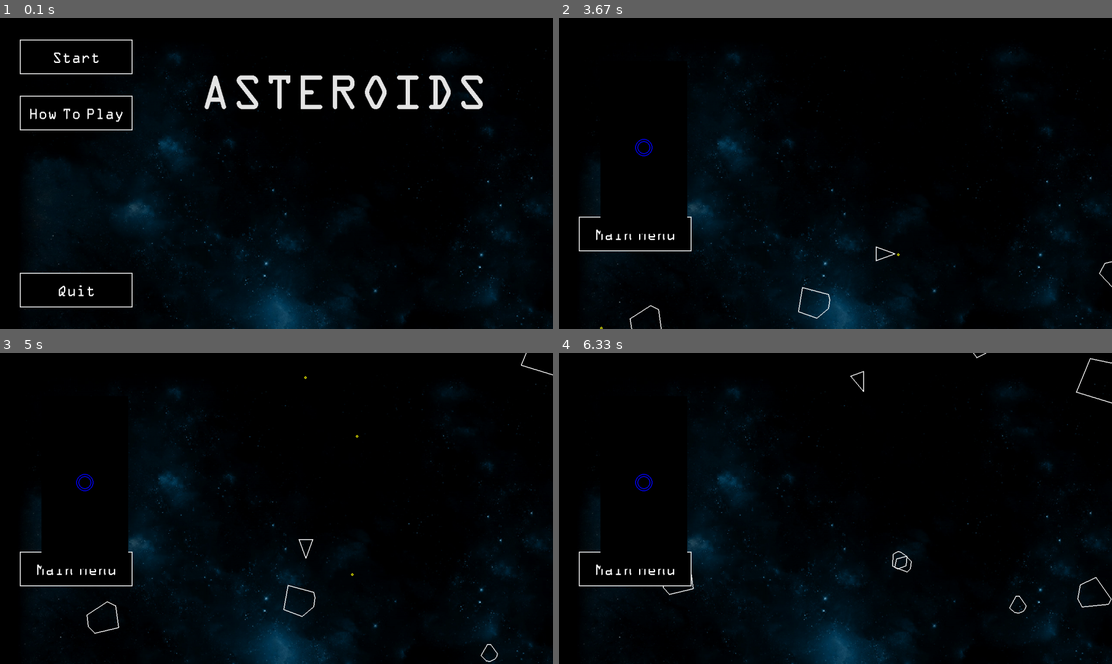
Above: before the commit, frames 1-4 (two rows, left to right).
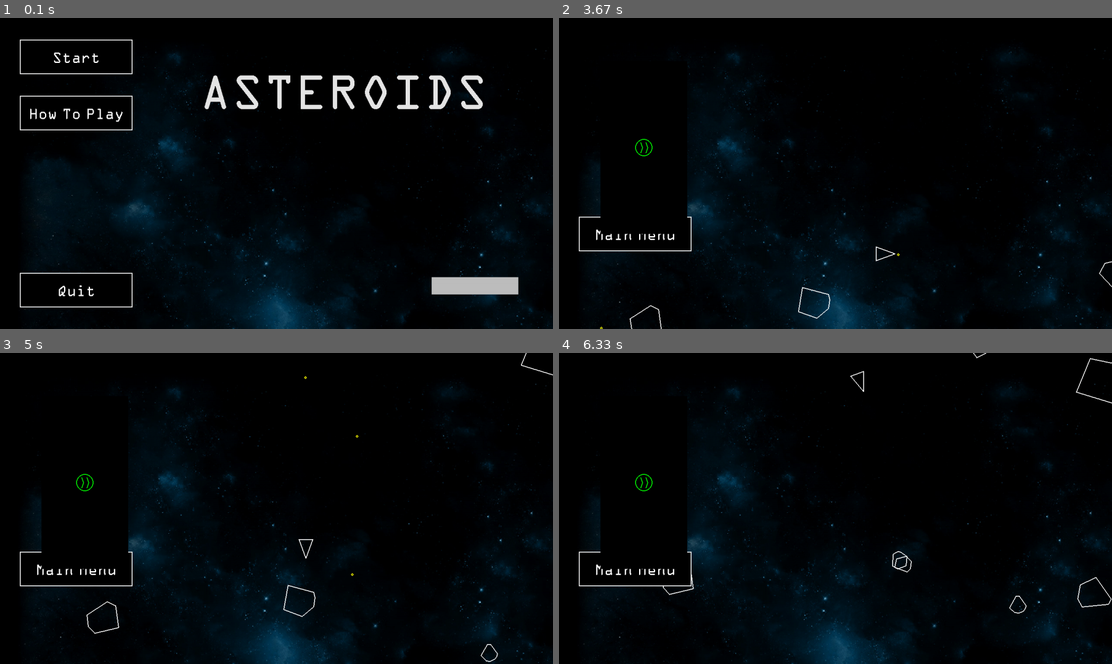
Above: after the commit, the same moments.

Repository: paulhunter/pygame-asteroids
Game: pygame game, started from main.py
The game is run twice, just before and just after one commit, with the same random seed, the same clock (stepped at 60 frames per second) and the same inputs.
Inputs (mouse positions are in pixels of both pictures, inside the frame that each line leads up to):
- Up to frame 1 (0.1 s): no input
- Up to frame 2 (3.67 s): click "Start" at 0.38 s; tap Space at 0.67, 1.07, 1.37, 1.57, 1.9, 2.2, 2.4, 2.7, 2.97, 3.63 s; hold Right 1-1.47 s; hold Up 1.5-1.8 s; hold Right 1.83-2.3 s; hold Left 2.33-2.87 s; hold Down 2.9-3.2 s; click (636, 111) at 3.28 s; hold Left from 3.57 s (still down)
- Up to frame 3 (5 s): tap Space at 3.93, 4.07, 4.47, 4.77 s; release Left at 3.97 s; hold Up 4-4.37 s; hold Right from 4.4 s (still down)
- Up to frame 4 (6.33 s): release Right at 5.03 s; hold Down 5.07-5.43 s; tap Space at 5.13, 5.53, 5.83, 6.03 s; hold Left 5.47-5.93 s; hold Right from 5.97 s (still down)

The runs differ from the first frame. In frame 1, 0.9% of the frame differs, in the area x 78-94%, y 83-89%; in frame 2, less than 0.1%; in frame 3, less than 0.1%; in frame 4, less than 0.1%.

Commit message:
slider - stubs

Diff:
--- a/button.py
+++ b/button.py
@@ -1,6 +1,6 @@
 
 """ button.py
-Defines a the Button class
+Defines the Button class
 """
 import pygame
 
--- a/main.py
+++ b/main.py
@@ -13,8 +13,9 @@
 from asteroidfield import AsteroidField
 from lineentity import LineEntity
 from modifierbase import ModifierBase
-from shieldmodifier import ShieldModifier
+from speedmodifier import SpeedModifier
 from button import Button
+from slider import Slider
 
 def click_start(state):
     state.sounds.interface_beep.play()
@@ -112,9 +113,11 @@
     quit_button = Button(50, 590, 260, 80, "Quit")
     quit_button.on_click = lambda: click_quit(state)
 
+    volume_slider = Slider((1000, 600), (200, 40))
+
     # How To Menu Assets
     sub_canvas = pygame.Surface((200,400))
-    how_to_weapon_modifier = ShieldModifier(100,200,pygame.Vector2(0,0))
+    how_to_weapon_modifier = SpeedModifier(100,200,pygame.Vector2(0,0))
     how_to_weapon_modifier.draw(sub_canvas)
 
     # Time Delta - in seconds
@@ -137,6 +140,7 @@
         how_to_button.update(dt, events)
         main_menu_button.update(dt, events)
         quit_button.update(dt, events)
+        volume_slider.update(dt, events)
 
 
         for a in state.asteroids:
@@ -193,6 +197,7 @@
             start_button.draw(screen, font)
             how_to_button.draw(screen, font)
             quit_button.draw(screen, font)
+            volume_slider.draw(screen)
 
             screen.blit(title, (SCREEN_WIDTH - title.get_width() - 150, 100))
 
--- a/slider.py
+++ b/slider.py
@@ -13,6 +13,10 @@
     def __init__(self, pos, size):
         self.pos = pygame.Vector2(pos)
         self.size = pygame.Vector2(size)
+        self.__rect = pygame.Rect(  self.pos.x,
+                                    self.pos.y,
+                                    self.size.x,
+                                    self.size.y)
 
         self.on_change = None
         self.range = None
@@ -26,7 +30,10 @@
         self.value = value
 
     def draw(self, screen):
-        pass
+        # Draw the bar of the slider.
+        pygame.draw.rect(screen,
+            "grey", self.__rect)
+
 
     def update(self, dt, events):
         pass
